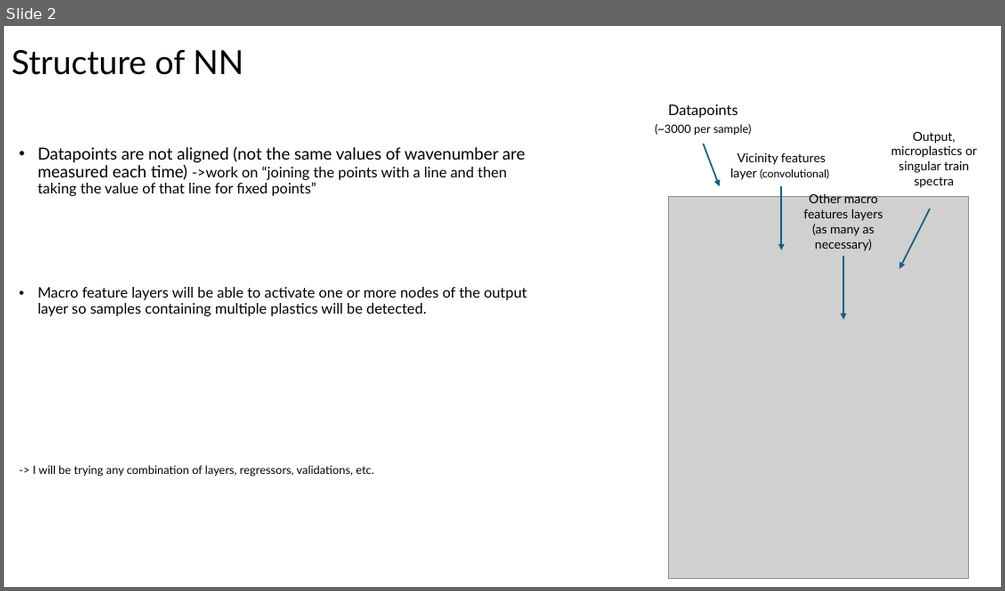
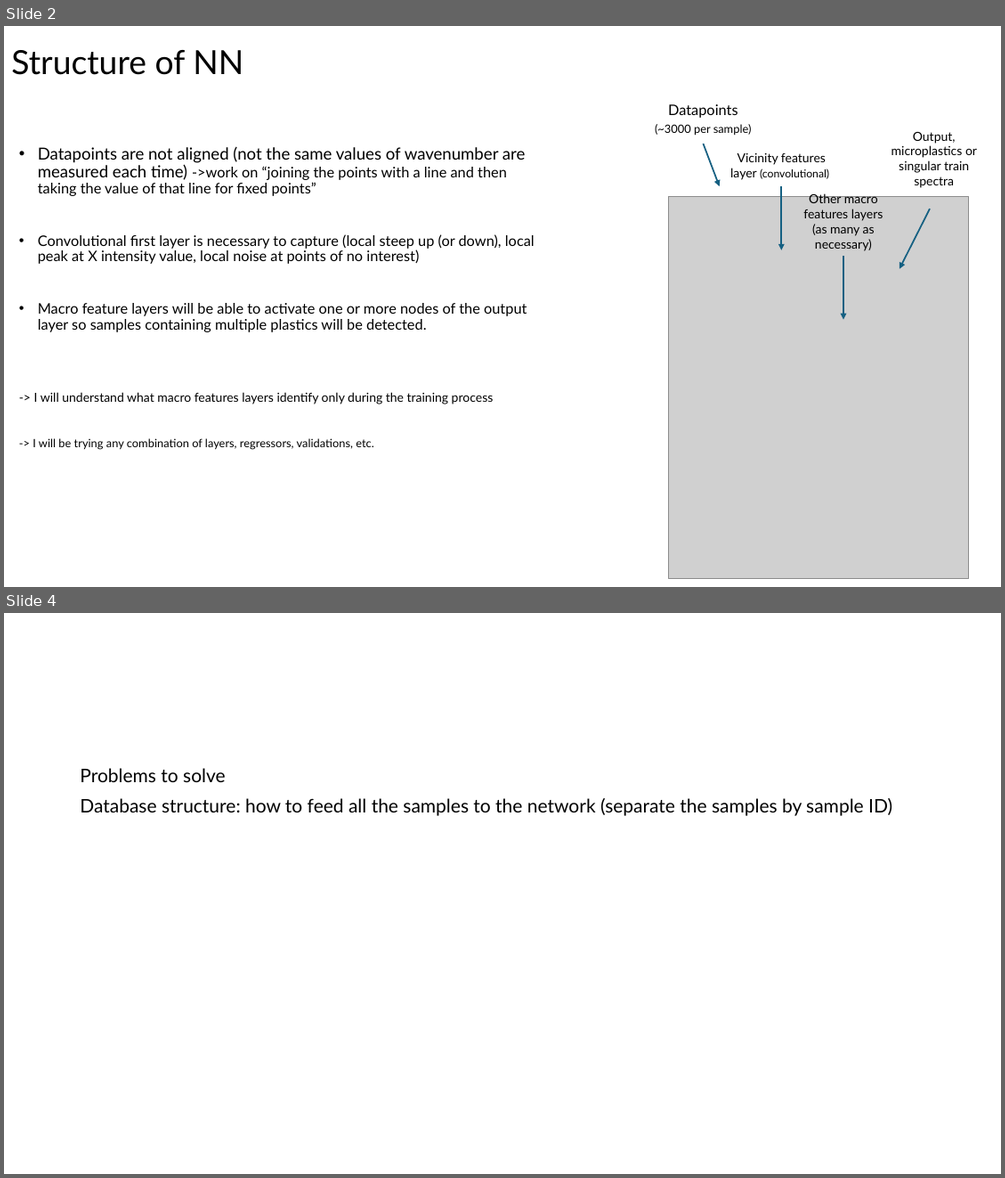
Before and after one commit to blichub/temp_raman_personal, a slide deck: raman_week5.pptx. Shown one above the other, each under a label of ours: slide 2 before the commit, slides 2 and 4 after it; the slides between them are not shown. The pictures are 1005x591 and 1005x1178 pixels, drawn with LibreOffice and Linux fonts; fonts in the diff are those of the drawing; grey boxes stand for pictures. Boxes give left, top, right and bottom in pixels: in the first picture for what was removed or moved away, otherwise in the second. Text is boxed around its words. In the diff, an @@ line names an element or a change of style, - is before the commit and + after.

```diff
--- a/raman_week5.pptx
+++ b/raman_week5.pptx
@@ slide 4 added at <box>4,613,1001,1174</box>, background #FFFFFF @@
@@ text added at <box>80,768,892,816</box>, 18 pt, text #000000 @@
+Problems to solve
+Database structure: how to feed all the samples to the network (separate the samples by sample ID)
@@ slide 2 changed as well @@
@@ text at <box>38,234,534,264</box>: paragraph added @@
+• Convolutional first layer is necessary to capture (local steep up (or down), local peak at X intensity value, local noise at points of no interest)
@@ text at <box>34,392,494,404</box>: paragraph added @@
+-> I will understand what macro features layers identify only during the training process
```
Also in this commit, not shown: 1 other slide changed, 1 other slide added, 1 slide removed, 7 other files.
